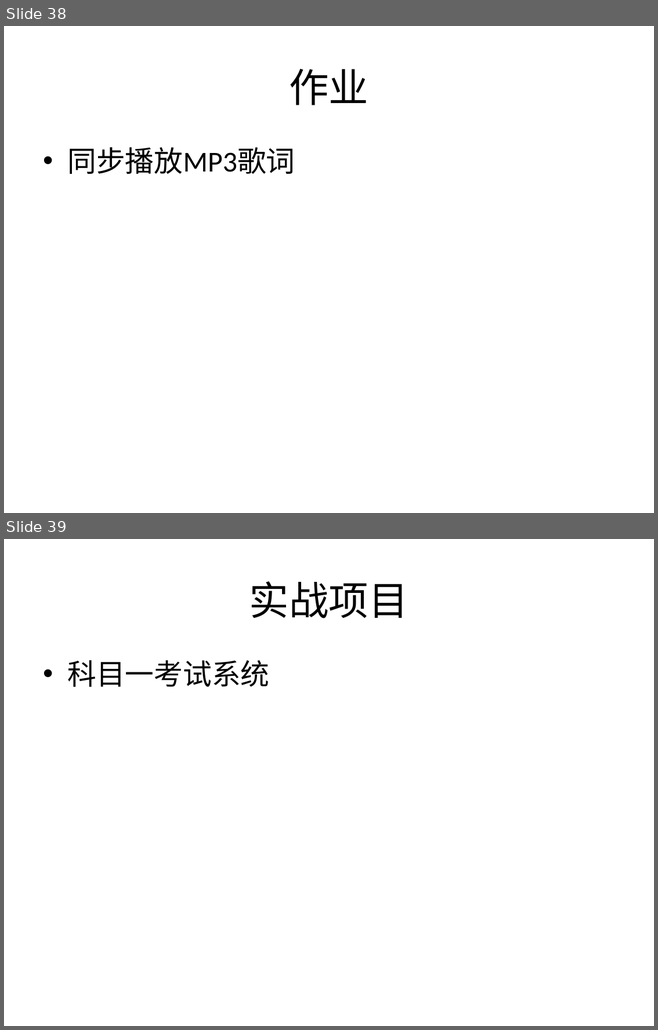
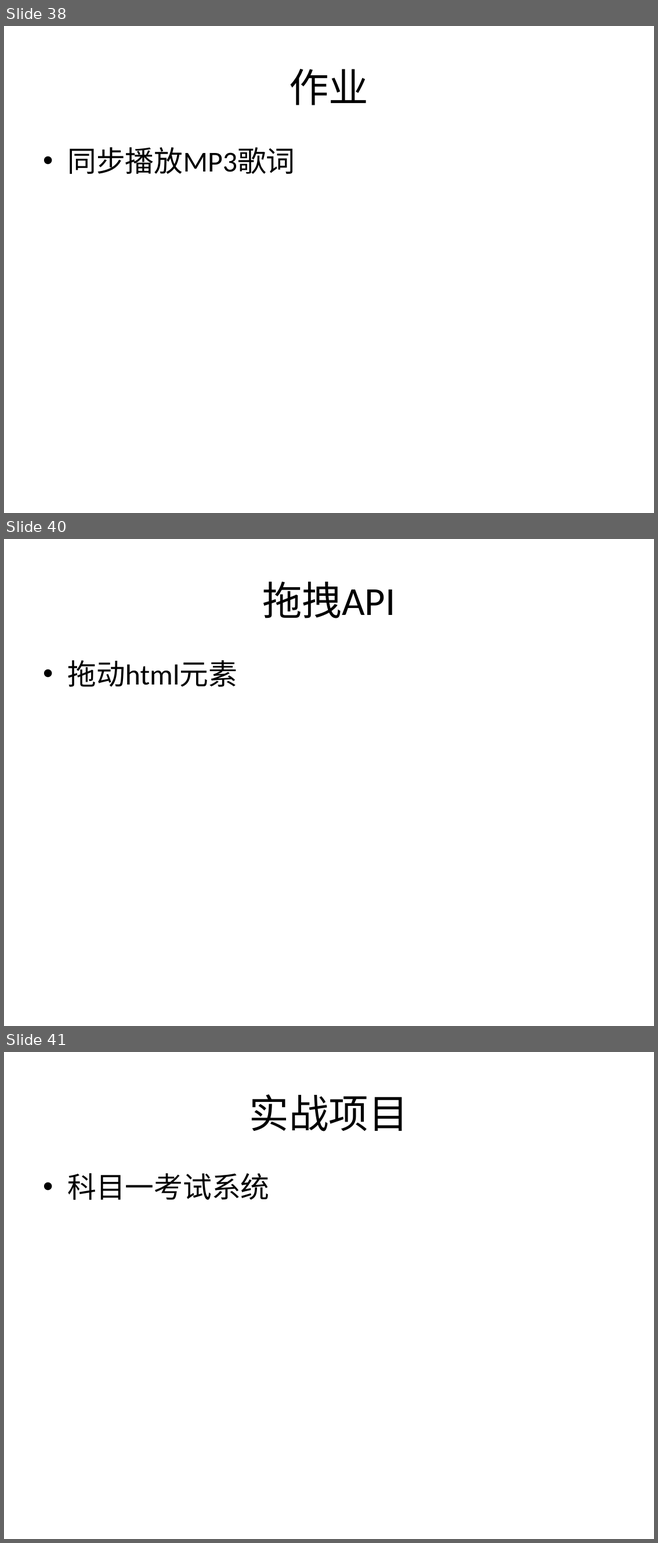
Before and after one commit to plter/HTML5Course20160612, a slide deck: Web前端教学记录.pptx. Shown one above the other, each under a label of ours: slides 38 and 39 before the commit, slides 38, 40 and 41 after it; the slides between them are not shown. The pictures are 658x1030 and 658x1543 pixels, drawn with LibreOffice and Linux fonts; fonts in the diff are those of the drawing. Boxes give left, top, right and bottom in pixels: in the first picture for what was removed or moved away, otherwise in the second. Text is boxed around its words. In the diff, an @@ line names an element or a change of style, - is before the commit and + after.

Commit message:
HTML5拖动 API 示例

```diff
--- a/Web前端教学记录.pptx
+++ b/Web前端教学记录.pptx
@@ slide 40 added at [4, 539, 654, 1026], background #FFFFFF @@
@@ title added at [262, 581, 395, 618], 44 pt, text #000000 @@
+拖拽API
@@ text added at [67, 660, 237, 687], 32 pt, text #000000 @@
+• 拖动html元素
@@ what was slide 39 is now slide 41 @@
```
Also in this commit, not shown: 1 other slide added, 4 other files.
